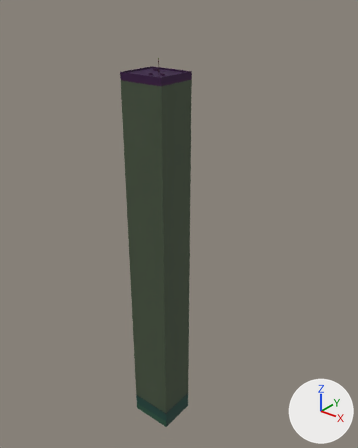
The glTF model public/assets/buildings/tower_j.glb: old version first, new version second.
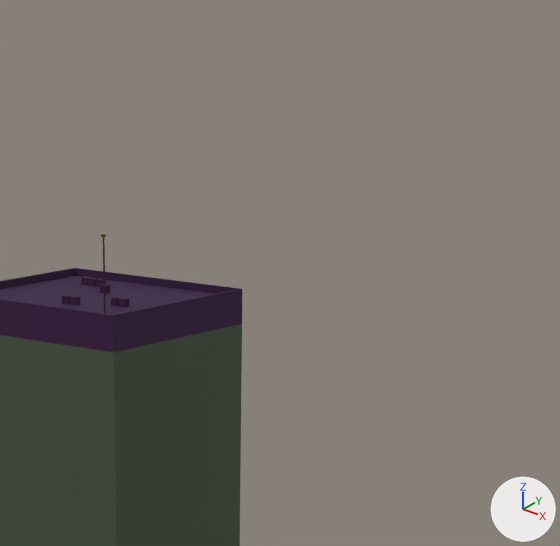
Each version is shown whole from a 50 mm lens placed at (171.3, -195.5, 269.1), pointed at (7.6, 9.1, 142.2), then close up on the part from 37% to 75% of the width and 1% to 30% of the height. The axes (+X, +Y, +Z) are drawn at lower right. The lights are the same throughout. The older version's two pictures come first. Where no turn or scale is listed for an object, it has been applied to the vertices. Vertices at exactly the same position are counted once.

The first close-up shows 'tower_j'.
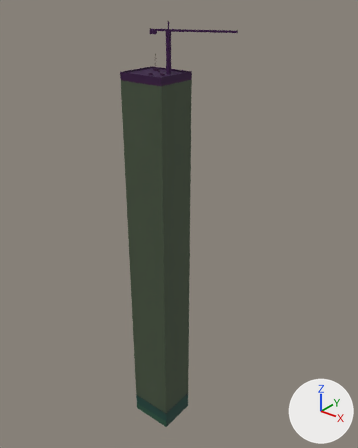
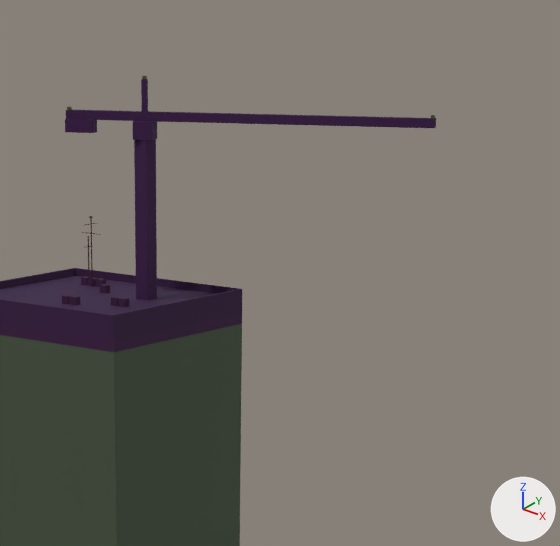
Where the newer file only moved an object's origin or applied its transform, the numbers keep the older frame.

What differs and where, as boxes [x1, y1, x2, y2] in the close-ups (560 x 546 px):
'tower_j', reshaped
    before: [0, 234, 242, 546]
    after: [0, 76, 436, 546]
part 1 of me_tower_j, added
    after: [90, 218, 93, 287]
part 2 of me_tower_j, added (purple)
    after: [134, 139, 157, 300]
part 3 of me_tower_j, added
    after: [141, 79, 148, 112]
part 4 of me_tower_j, built on
    after: [65, 110, 436, 247]

What the commit changed:
me_tower_j is used by ob_tower_j; location (0.0, 0.0, 118.4).
me_tower_j had 176 vertices, 264 faces and spanned x -13.0..13.0, y -12.0..12.0, z -118.0..118.0.
me_tower_j now has 272 vertices, 396 faces and spans x -13.0..37.0, y -12.0..17.0, z -118.0..134.0.
me_tower_j part 1: the loose piece of 8 vertices spanning x -7.0..-6.0, y 7.0, z 110.0..111.0 is copied, and the copy is scaled about its middle by (0.0929, 0.134, 9.03), then moved by (0.0, -1.0, 4.0); it spans x -6.0, y 6.0, z 110.0..118.0.
me_tower_j part 2: the loose piece of 8 vertices spanning x 8.0, y -7.0, z 118.0 is copied, and the copy is scaled about its middle by (4.96, 4.96, 59.3), then moved by (-3.0, 11.0, 0.0); it spans x 5.0..6.0, y 3.0..4.0, z 110.0..128.0.
me_tower_j part 3: the loose piece of 8 vertices spanning x 8.0, y -7.0, z 118.0 is copied, and the copy is scaled about its middle by (1.52, 1.5, 11.5), then moved by (-3.0, 11.0, 14.0); it spans x 5.0..6.0, y 3.0..4.0, z 131.0..134.0.
Part 4, on me_tower_j:
4 vertices in x 8.0, y -7.0, z 118.0 move by (-15.0, 13.0, -4.0).
4 vertices in x 8.0, y -7.0, z 118.0 move by (-15.0, 15.0, -4.0).
8 vertices move from x 8.0, y -7.0, z 110.0..118.0 to x -7.0..-6.0, y 7.0, z 110.0..116.0.
24 vertices are added at x -4.0..37.0, y -1.0..17.0, z 128.0..131.0.
38 new faces join them.
Other edits to the shape of me_tower_j do not show in these pictures.
